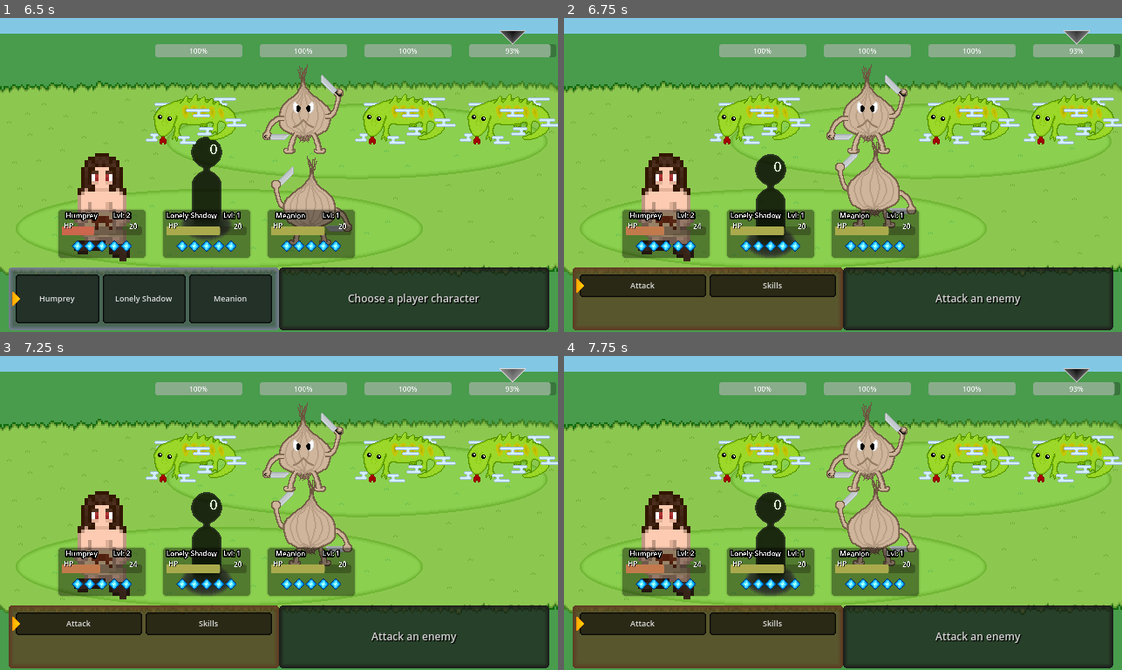
Above: before the commit, frames 1-4 (two rows, left to right).
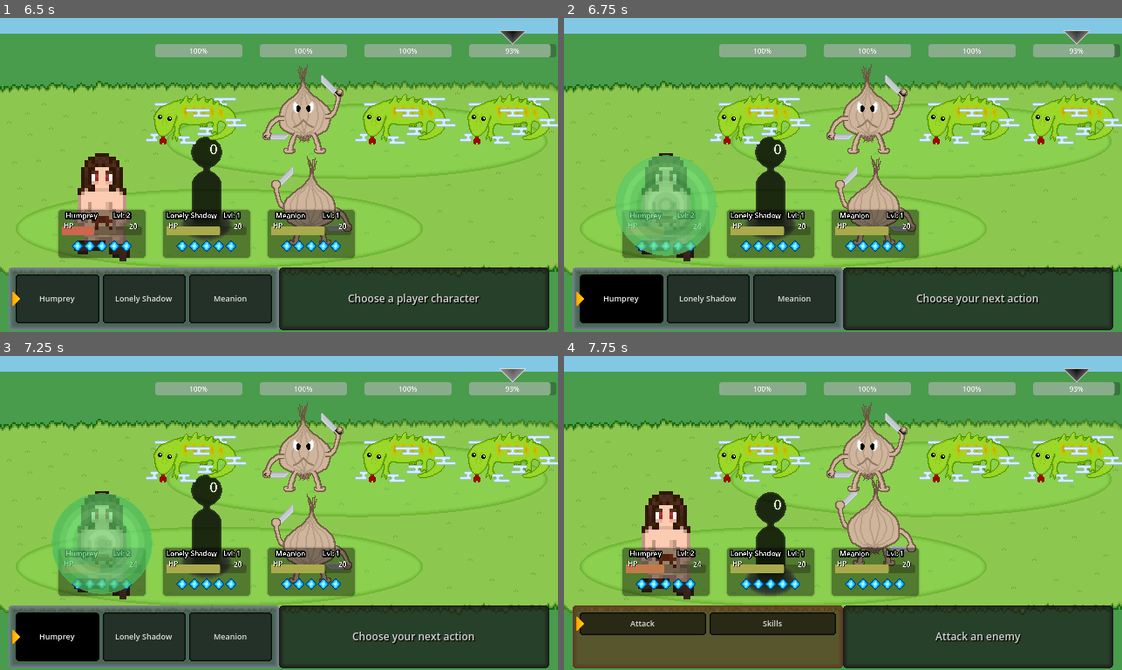
Above: after the commit, the same moments.

Repository: Willi-bot/GameProject
Game: Godot game, scene res://RootScene.tscn
Same seed, same stepped clock (60 frames per second), same inputs: the game is played once before the commit and once after it.
Inputs (mouse positions are in pixels of both pictures, inside the frame that each line leads up to):
- Up to frame 1 (6.5 s): click "New Game" at 0.5 s; click "Items" at 1.25 s; click "Team" at 2 s; click "Settings" at 2.75 s; tap Enter (Confirm) at 3.5 s; drag from (223, 187) to (407, 187) at 3.52 s; click "Attack" at 4.25 s; click "Skills" at 5 s; click "Heal" at 5.75 s
- Up to frame 2 (6.75 s): click "Humprey" at 6.5 s
- Up to frame 3 (7.25 s): no input
- Up to frame 4 (7.75 s): click (709, 635) at 7.25 s, where only the run after the commit has a clickable "Lonely Shadow"

Frame 1 is identical in both runs. In frame 2, 15% of the frame differs, in the area x 1-86%, y 37-100%; in frame 3, 15%; in frame 4, nothing differs.

Commit message:
Add Heal Animation

Diff:
--- a/gameproject/assets/skills/Heal.gd
+++ b/gameproject/assets/skills/Heal.gd
@@ -1,16 +1,37 @@
 class_name Heal
 extends Skill
+
+
+var animation: PackedScene
+var animation_scene: AnimatedSprite2D
+var timer: Timer
+var target
 
 func _init():
 	super._init()
 
 	name = "Heal"
 	description = "Heal za ally :DDD"
+	animation = preload("res://textures/animations/heal_animation.tscn")
 
 
 func execute(entity: BaseEntity) -> void:
 	entity.use_mp(mp_cost)
-	var target = await Global.bm.get_player_target()
+	target = await Global.bm.get_player_target()
 	var heal_amount = entity.intelligence * 2
 	target.entity.heal(heal_amount)
+	animation_scene = animation.instantiate() as AnimatedSprite2D
+	target.add_child(animation_scene)
+	animation_scene.play()
+
+	timer = Timer.new()
+	timer.wait_time = 0.75
+	timer.timeout.connect(timer_timeout)
+	target.add_child(timer)
+	timer.start()
+
+
+func timer_timeout() -> void:
+	target.remove_child(animation_scene)
+	target.remove_child(timer)
 	turn_ended.emit()
--- a/gameproject/assets/skills/Heal.tscn
+++ b/gameproject/assets/skills/Heal.tscn
@@ -1,9 +1,17 @@
-[gd_scene load_steps=2 format=3 uid="uid://du6un3b23vqnp"]
+[gd_scene load_steps=3 format=3 uid="uid://du6un3b23vqnp"]
 
 [ext_resource type="Script" path="res://assets/skills/Heal.gd" id="1_2bp10"]
+[ext_resource type="PackedScene" uid="uid://c2dppn4ngspry" path="res://textures/animations/heal_animation.tscn" id="2_xopow"]
 
 [node name="Heal" type="Node"]
 script = ExtResource("1_2bp10")
 mp_cost = 2
-asset_name = "Heal"
 description = "Heals 40 HP to Target Character. (Cost: 2 MP))"
+
+[node name="HealAnimation" parent="." instance=ExtResource("2_xopow")]
+visible = false
+
+[node name="AnimationTimer" type="Timer" parent="."]
+wait_time = 1.5
+
+[connection signal="timeout" from="AnimationTimer" to="." method="_on_animation_timer_timeout"]
--- /dev/null
+++ b/gameproject/textures/animations/heal_animation.tscn
@@ -0,0 +1,31 @@
+[gd_scene load_steps=6 format=3 uid="uid://c2dppn4ngspry"]
+
+[ext_resource type="Texture2D" uid="uid://u87lr7vi7pch" path="res://textures/animations/heal_frames/heal_f0.png" id="1_hx5te"]
+[ext_resource type="Texture2D" uid="uid://j8qqcgk2vsyk" path="res://textures/animations/heal_frames/heal_f1.png" id="2_ksvgh"]
+[ext_resource type="Texture2D" uid="uid://cepllcswc8rr5" path="res://textures/animations/heal_frames/heal_f2.png" id="3_pa1gn"]
+[ext_resource type="Texture2D" uid="uid://ky80hbmjrdja" path="res://textures/animations/heal_frames/heal_f3.png" id="4_rfjwl"]
+
+[sub_resource type="SpriteFrames" id="SpriteFrames_vjvqh"]
+animations = [{
+"frames": [{
+"duration": 1.0,
+"texture": ExtResource("1_hx5te")
+}, {
+"duration": 1.0,
+"texture": ExtResource("2_ksvgh")
+}, {
+"duration": 1.0,
+"texture": ExtResource("3_pa1gn")
+}, {
+"duration": 1.0,
+"texture": ExtResource("4_rfjwl")
+}],
+"loop": true,
+"name": &"default",
+"speed": 9.0
+}]
+
+[node name="HealAnimation" type="AnimatedSprite2D"]
+modulate = Color(1, 1, 1, 0.698039)
+sprite_frames = SubResource("SpriteFrames_vjvqh")
+frame_progress = 0.860206
Binary file added: gameproject/textures/animations/heal_frames/heal_f0.png
Not shown, added: gameproject/textures/animations/heal_frames/heal_f0.png.import
Binary file added: gameproject/textures/animations/heal_frames/heal_f1.png
Not shown, added: gameproject/textures/animations/heal_frames/heal_f1.png.import
Binary file added: gameproject/textures/animations/heal_frames/heal_f2.png
Not shown, added: gameproject/textures/animations/heal_frames/heal_f2.png.import
Binary file added: gameproject/textures/animations/heal_frames/heal_f3.png
Not shown, added: gameproject/textures/animations/heal_frames/heal_f3.png.import
Not shown, changed: Sprites/Heal.xcf
